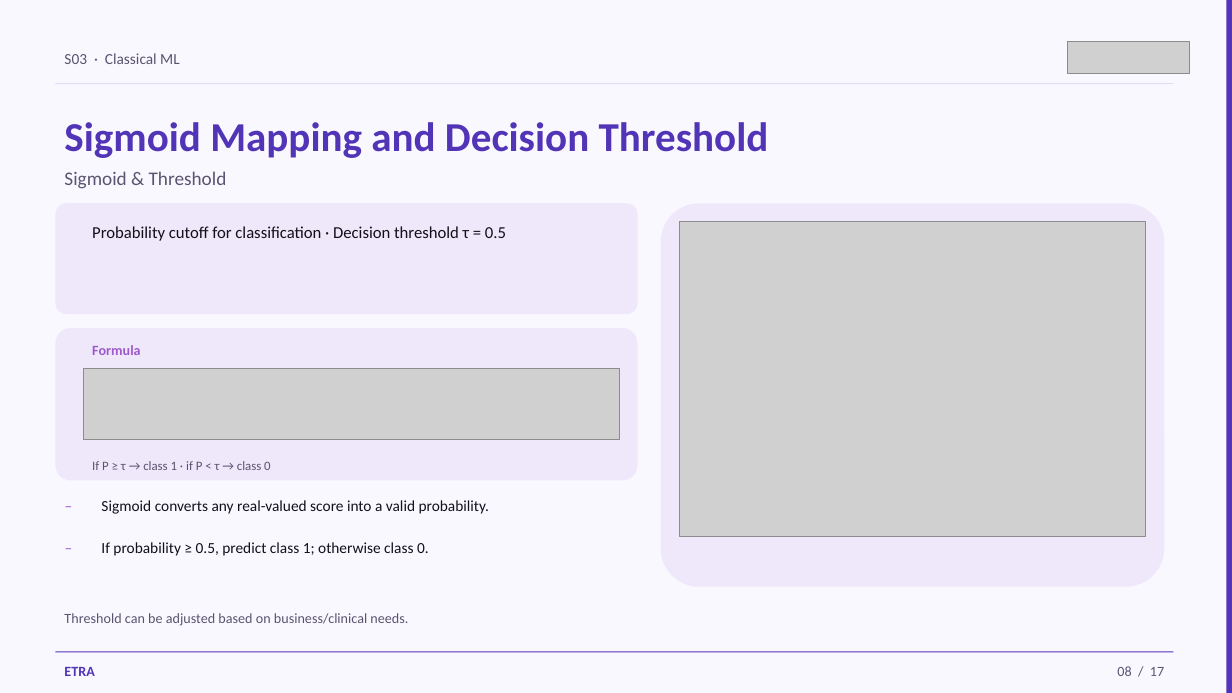
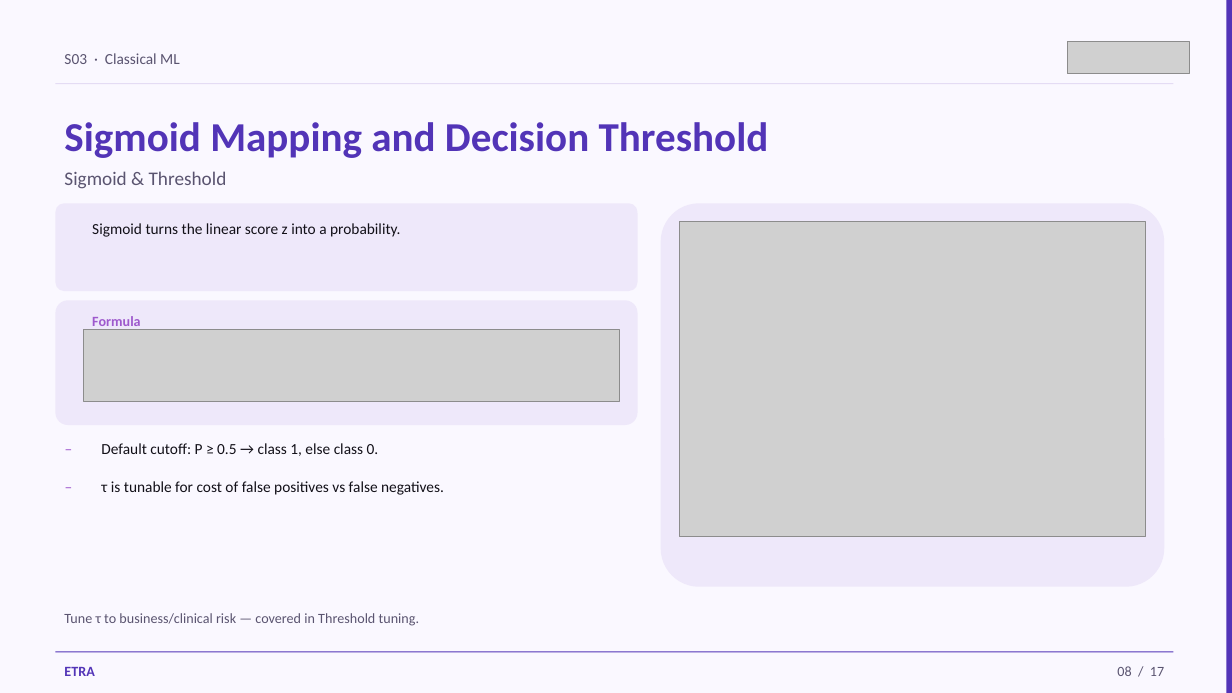
Before and after one commit to iksasa15/AI-ML, a slide deck: slide 8 of web-presentation/pdf-exports/Week1-Session3-Classification-Basics.pptx. Drawn at 1232x693 pixels with LibreOffice and Linux fonts; fonts in the diff are those of the drawing; grey boxes stand for pictures. Boxes give left, top, right and bottom in pixels: in the first picture for what was removed or moved away, otherwise in the second. Text is boxed around its words. In the diff, an @@ line names an element or a change of style, - is before the commit and + after.

```diff
--- a/web-presentation/pdf-exports/Week1-Session3-Classification-Basics.pptx
+++ b/web-presentation/pdf-exports/Week1-Session3-Classification-Basics.pptx
@@ rounded rectangle: place and size @@
-rounded rectangle at (55, 203, 638, 314)
+rounded rectangle at (55, 203, 638, 291)
@@ text removed at (92, 226, 506, 241) @@
-Probability cutoff for classification · Decision threshold τ = 0.5
@@ text added at (92, 223, 400, 237), 12 pt, text #121018 @@
+Sigmoid turns the linear score z into a probability.
@@ rounded rectangle: place and size @@
-rounded rectangle at (55, 328, 638, 481)
+rounded rectangle at (55, 300, 638, 425)
@@ text "Formula" rewrapped from (92, 345, 140, 355) to (92, 316, 140, 330) @@
@@ picture: place and size @@
-picture at (83, 369, 619, 440)
+picture at (83, 330, 619, 401)
@@ text "–": place and size @@
-text "–" at (55, 534, 88, 573)
+text "–" at (55, 434, 88, 471)
@@ text at (101, 443, 379, 456): text changed; size 10 to 12 pt; text colour #5A5470 to #121018 @@
-If P ≥ τ → class 1 · if P < τ → class 0
+Default cutoff: P ≥ 0.5 → class 1, else class 0.
@@ text "–": place and size @@
-text "–" at (55, 492, 88, 531)
+text "–" at (55, 473, 88, 510)
@@ text removed at (101, 500, 489, 514) @@
-Sigmoid converts any real-valued score into a valid probability.
@@ text added at (101, 481, 444, 495), 12 pt, text #121018 @@
+τ is tunable for cost of false positives vs false negatives.
@@ text removed at (101, 542, 429, 556) @@
-If probability ≥ 0.5, predict class 1; otherwise class 0.
@@ text at (64, 613, 419, 626): text changed @@
-Threshold can be adjusted based on business/clinical needs.
+Tune τ to business/clinical risk — covered in Threshold tuning.
```
Also in this commit, not shown: 11 other slides changed, 2 slides added, 2 slides removed, 4 other files.
